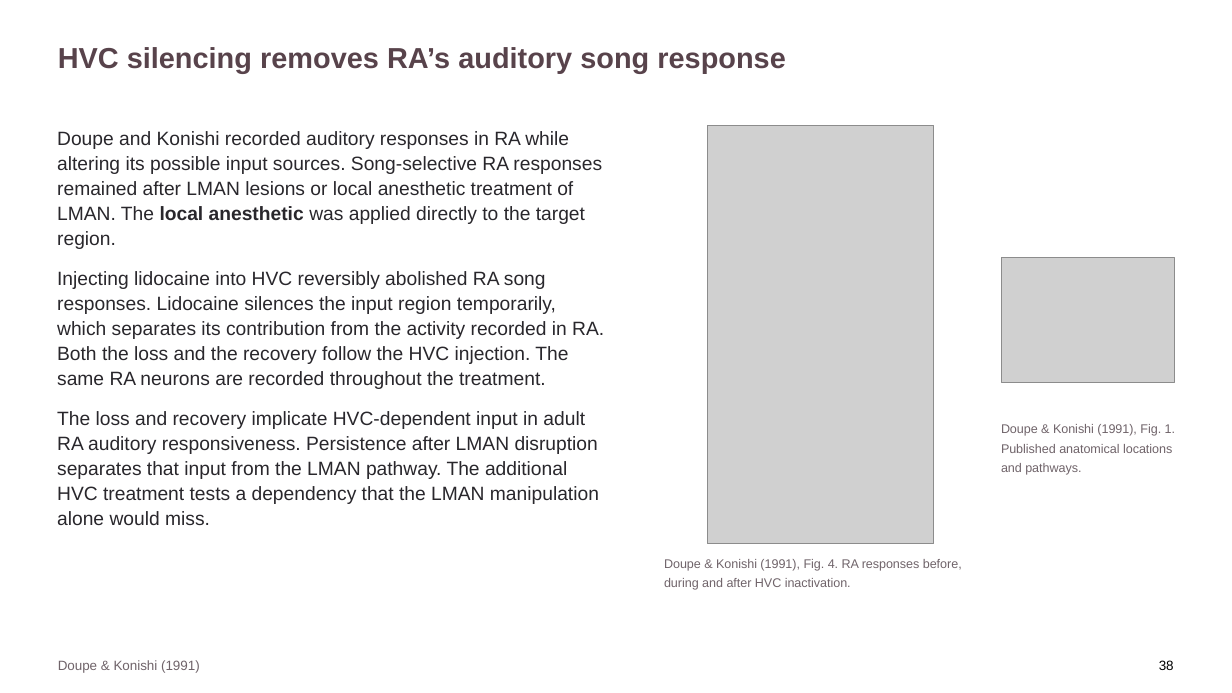
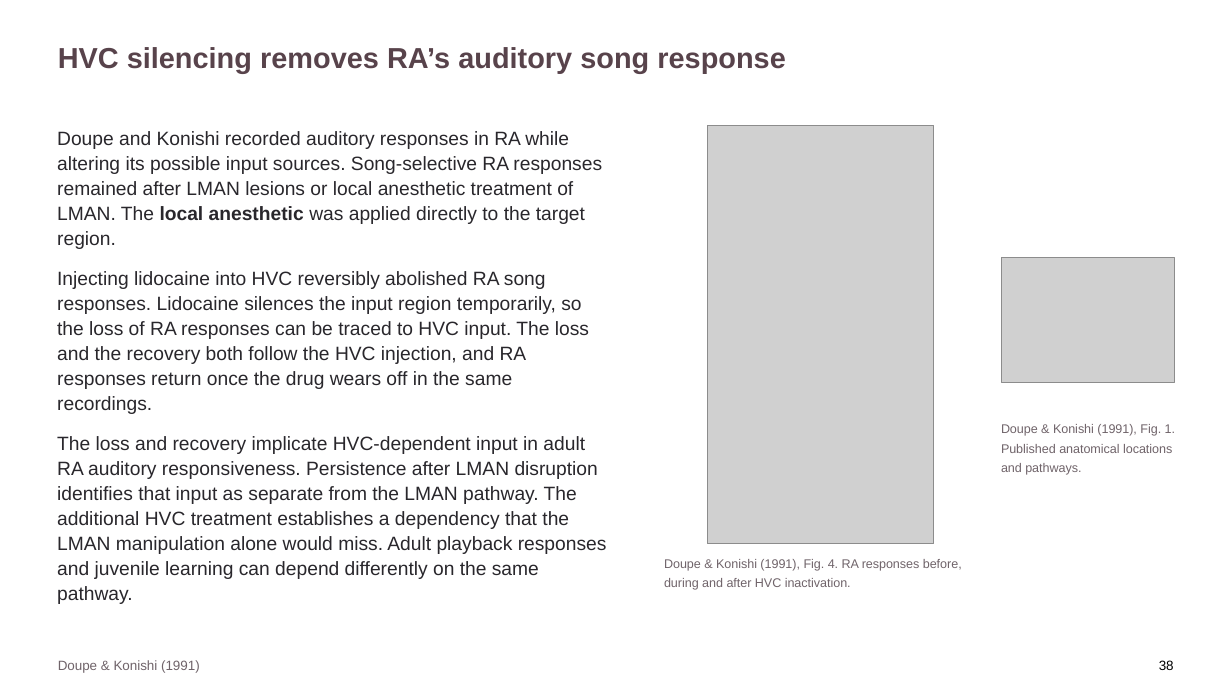
Before and after one commit to jordanxxlopez/NEUROETHOLOGY, a slide deck: slide 50 of scaffolded/Neuroethology_Lecture33_FA2026_SCAFFOLDED.pptx. Drawn at 1232x693 pixels with LibreOffice and Linux fonts; fonts in the diff are those of the drawing; grey boxes stand for pictures. Boxes give left, top, right and bottom in pixels: in the first picture for what was removed or moved away, otherwise in the second. Text is boxed around its words. In the diff, an @@ line names an element or a change of style, - is before the commit and + after.

```diff
--- a/scaffolded/Neuroethology_Lecture33_FA2026_SCAFFOLDED.pptx
+++ b/scaffolded/Neuroethology_Lecture33_FA2026_SCAFFOLDED.pptx
@@ text at <box>57,271,607,604</box>: text changed @@
-Injecting lidocaine into HVC reversibly abolished RA song responses. Lidocaine silences the input region temporarily, which separates its contribution from the activity recorded in RA. Both the loss and the recovery follow the HVC injection. The same RA neurons are recorded throughout the treatment.
-The loss and recovery implicate HVC-dependent input in adult RA auditory responsiveness. Persistence after LMAN disruption separates that input from the LMAN pathway. The additional HVC treatment tests a dependency that the LMAN manipulation alone would miss.
+Injecting lidocaine into HVC reversibly abolished RA song responses. Lidocaine silences the input region temporarily, so the loss of RA responses can be traced to HVC input. The loss and the recovery both follow the HVC injection, and RA responses return once the drug wears off in the same recordings.
+The loss and recovery implicate HVC-dependent input in adult RA auditory responsiveness. Persistence after LMAN disruption identifies that input as separate from the LMAN pathway. The additional HVC treatment establishes a dependency that the LMAN manipulation alone would miss. Adult playback responses and juvenile learning can depend differently on the same pathway.
```
Also in this commit, not shown: 22 other slides changed, 4 other files.
